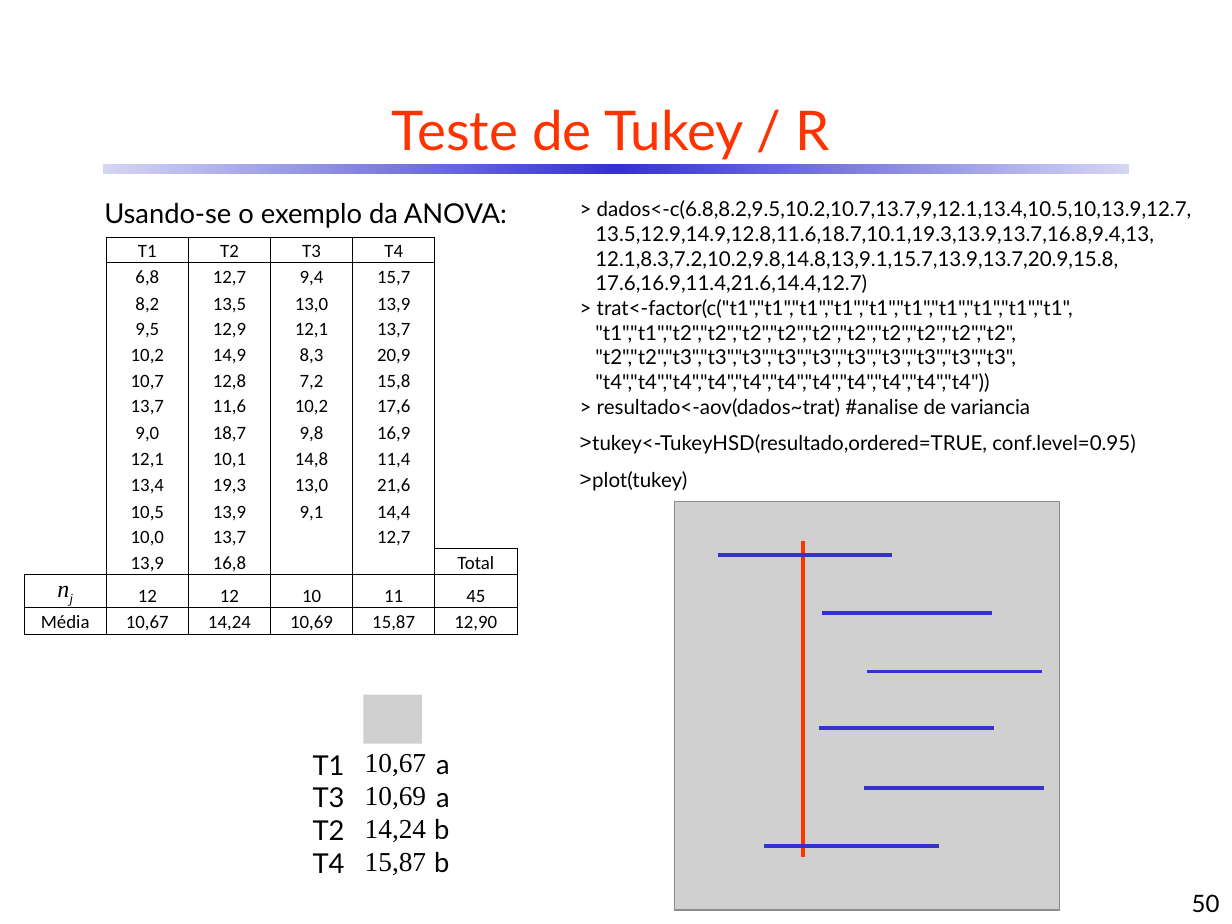
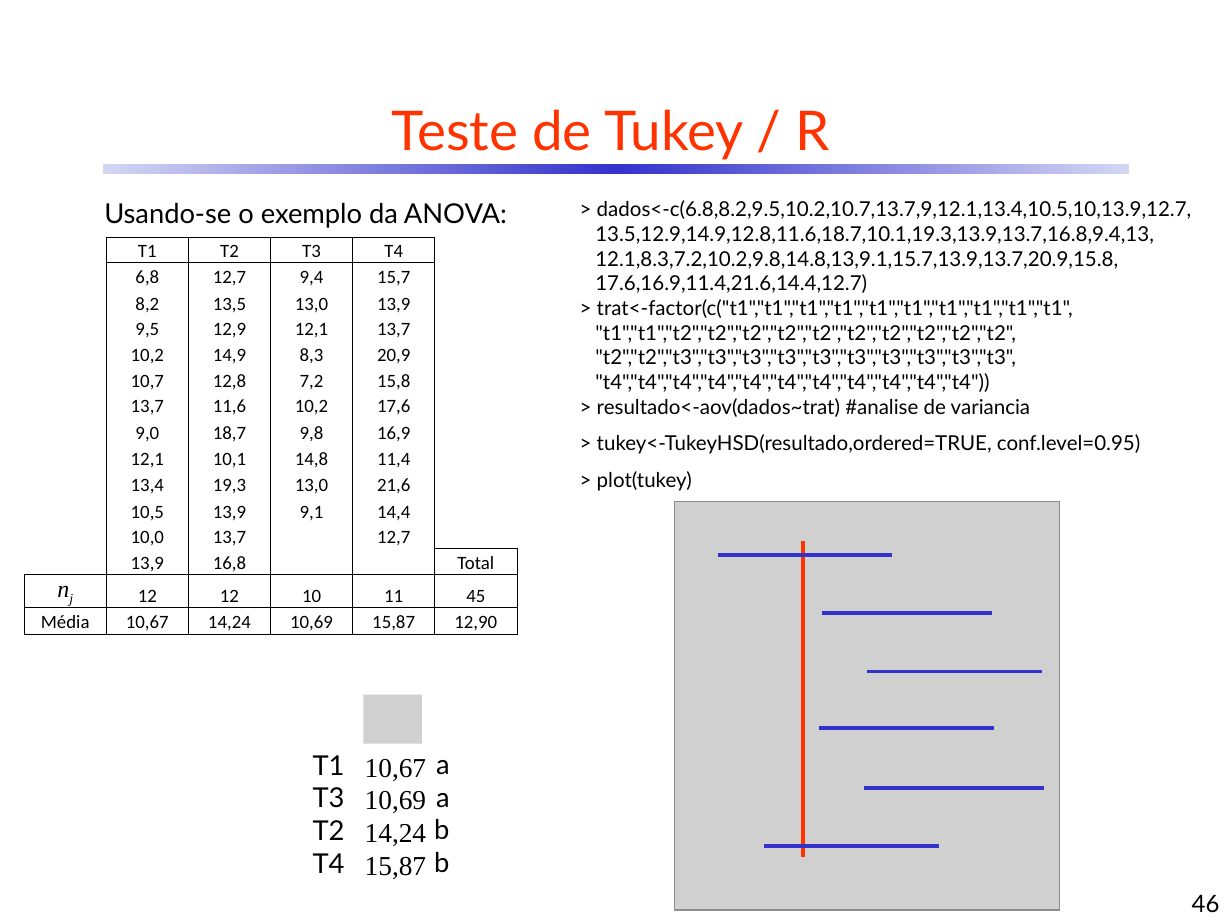
Before and after one commit to CDRenno/Estatistica, a slide deck: slide 46 of ppt/09ANOVA.pptx (slide 50 before the commit). Drawn at 1232x924 pixels with LibreOffice and Linux fonts; fonts in the diff are those of the drawing; grey boxes stand for pictures. Boxes give left, top, right and bottom in pixels: in the first picture for what was removed or moved away, otherwise in the second. Text is boxed around its words. In the diff, an @@ line names an element or a change of style, - is before the commit and + after.

```diff
--- a/ppt/09ANOVA.pptx
+++ b/ppt/09ANOVA.pptx
@@ text at [597,434,1140,491]: text changed @@
-> tukey<-TukeyHSD(resultado,ordered=TRUE, conf.level=0.95)
-> plot(tukey)
+> tukey<-TukeyHSD(resultado,ordered=TRUE, conf.level=0.95)
+> plot(tukey)
@@ text "10,67": place and size @@
-text "10,67" at [365,754,426,875]
+text "10,67" at [365,759,426,879]
@@ page number at [1192,894,1220,913]: text changed @@
-50
+46
```
Also in this commit, not shown: 14 other slides changed, 4 slides removed, 6 other files.
